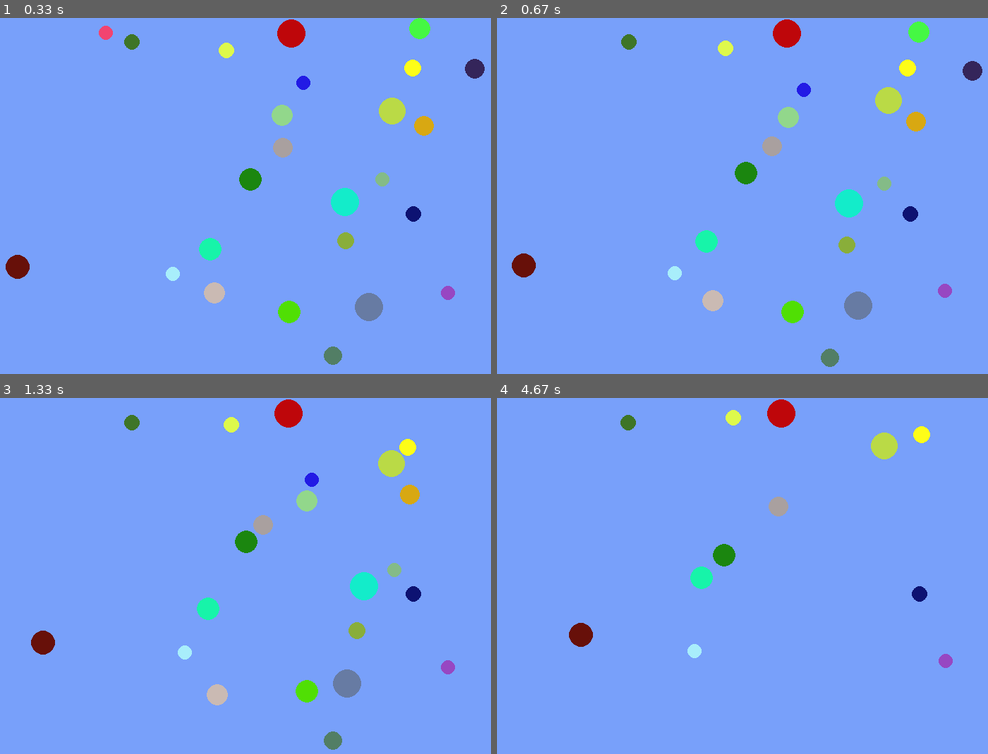
Above: before the commit, frames 1-4 (two rows, left to right).
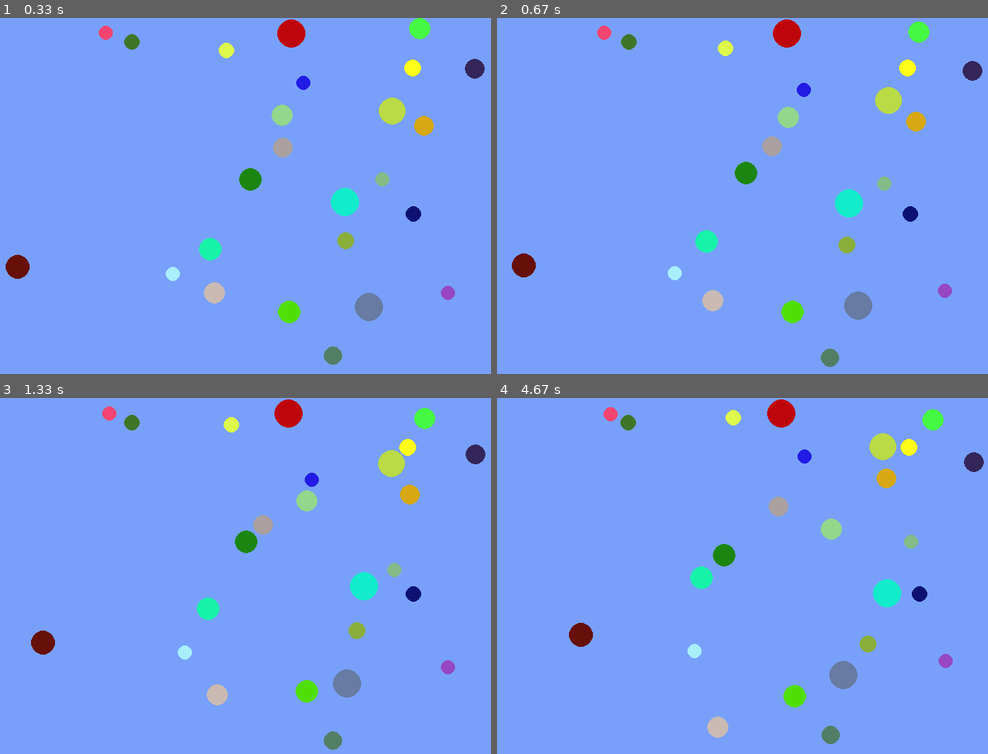
Above: after the commit, the same moments.

Repository: maciejbac/pyGame
Game: pygame game, started from main.py
Two runs of this game, one before a commit and one after it. Both use one fixed random seed, a clock stepped at 60 frames per second and the inputs below.
Inputs (mouse positions are in pixels of both pictures, inside the frame that each line leads up to):
- Up to frame 1 (0.33 s): no input
- Up to frame 2 (0.67 s): press the mouse at (781, 256) at 0.37 s; move the mouse to (713, 245) at 0.47 s; release the mouse at (644, 231) at 0.6 s
- Up to frame 3 (1.33 s): click (108, 547) at 0.72 s; click (132, 451) at 1.05 s
- Up to frame 4 (4.67 s): click (786, 654) at 1.38 s; click (894, 576) at 1.72 s; click (565, 515) at 2.05 s; click (600, 554) at 2.38 s; click (806, 593) at 2.72 s; click (983, 707) at 3.05 s; click (654, 529) at 3.38 s; click (722, 593) at 3.72 s; click (668, 508) at 4.05 s; click (outside the picture) at 4.38 s

Frame 1 is identical in both runs. In frame 2, less than 0.1% of the frame differs, in the area x 20-24%, y 2-7%; in frame 3, 0.5%; in frame 4, 2.7%, in the area x 21-100%, y 2-98%.

Commit message:
Added lower and right boundary margin

Diff:
--- a/main.py
+++ b/main.py
@@ -156,7 +156,6 @@
 
         elif event.type == pygame.MOUSEBUTTONUP:
             selected_particle = None
-            my_particles.pop()
 
     # Reset the scene
     screen.fill(background_color)
